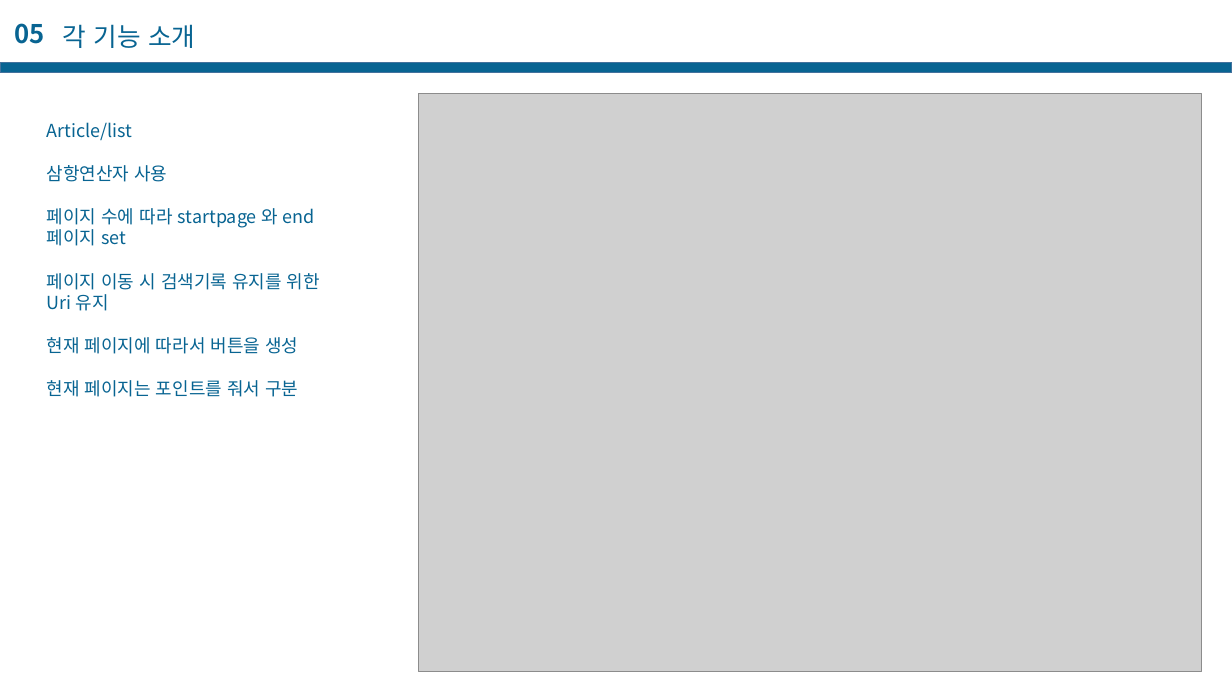
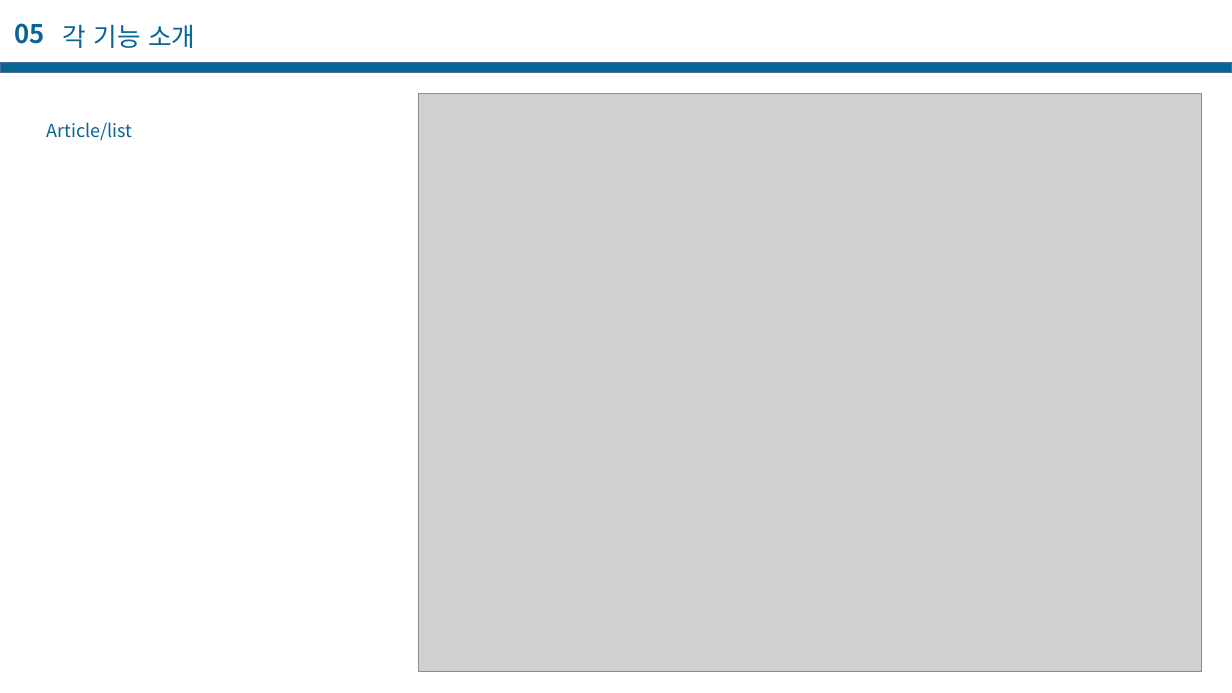
Before and after one commit to casatoo/EducationManager, a slide deck: slide 53 of 프로젝트 기술서.pptx. Drawn at 1232x693 pixels with LibreOffice and Linux fonts; fonts in the diff are those of the drawing; grey boxes stand for pictures. Boxes give left, top, right and bottom in pixels: in the first picture for what was removed or moved away, otherwise in the second. Text is boxed around its words. In the diff, an @@ line names an element or a change of style, - is before the commit and + after.

Commit message:
교육과정 상세보기 페이지

```diff
--- a/프로젝트 기술서.pptx
+++ b/프로젝트 기술서.pptx
@@ text at (x1=47, y1=165, x2=320, y2=397): paragraphs removed @@
-삼항연산자 사용
-페이지 수에 따라 startpage 와 end 페이지 set
-페이지 이동 시 검색기록 유지를 위한
-Uri 유지
-현재 페이지에 따라서 버튼을 생성
-현재 페이지는 포인트를 줘서 구분
```
Also in this commit, not shown: 2 other slides changed, 6 other files.
